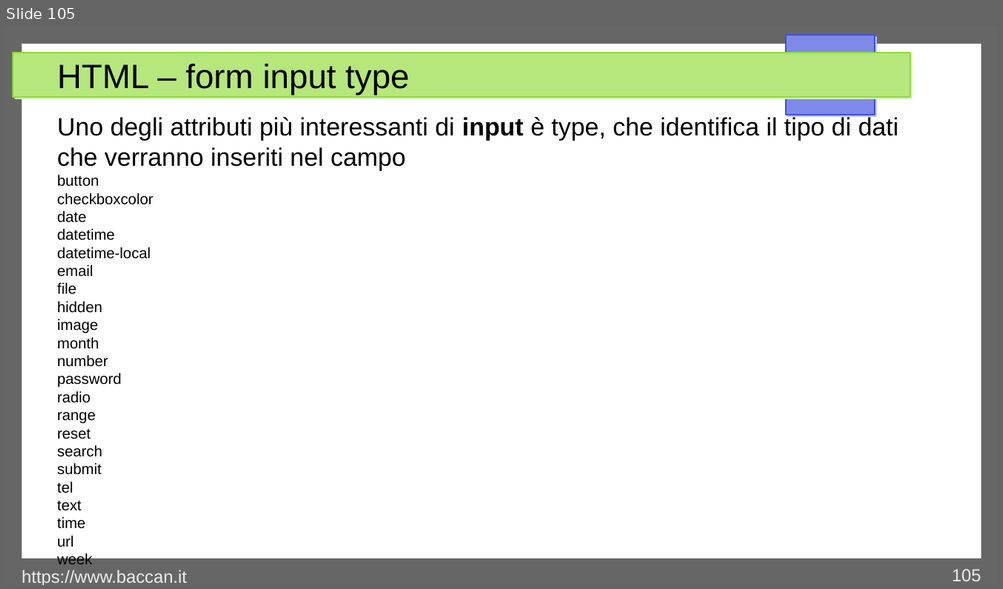
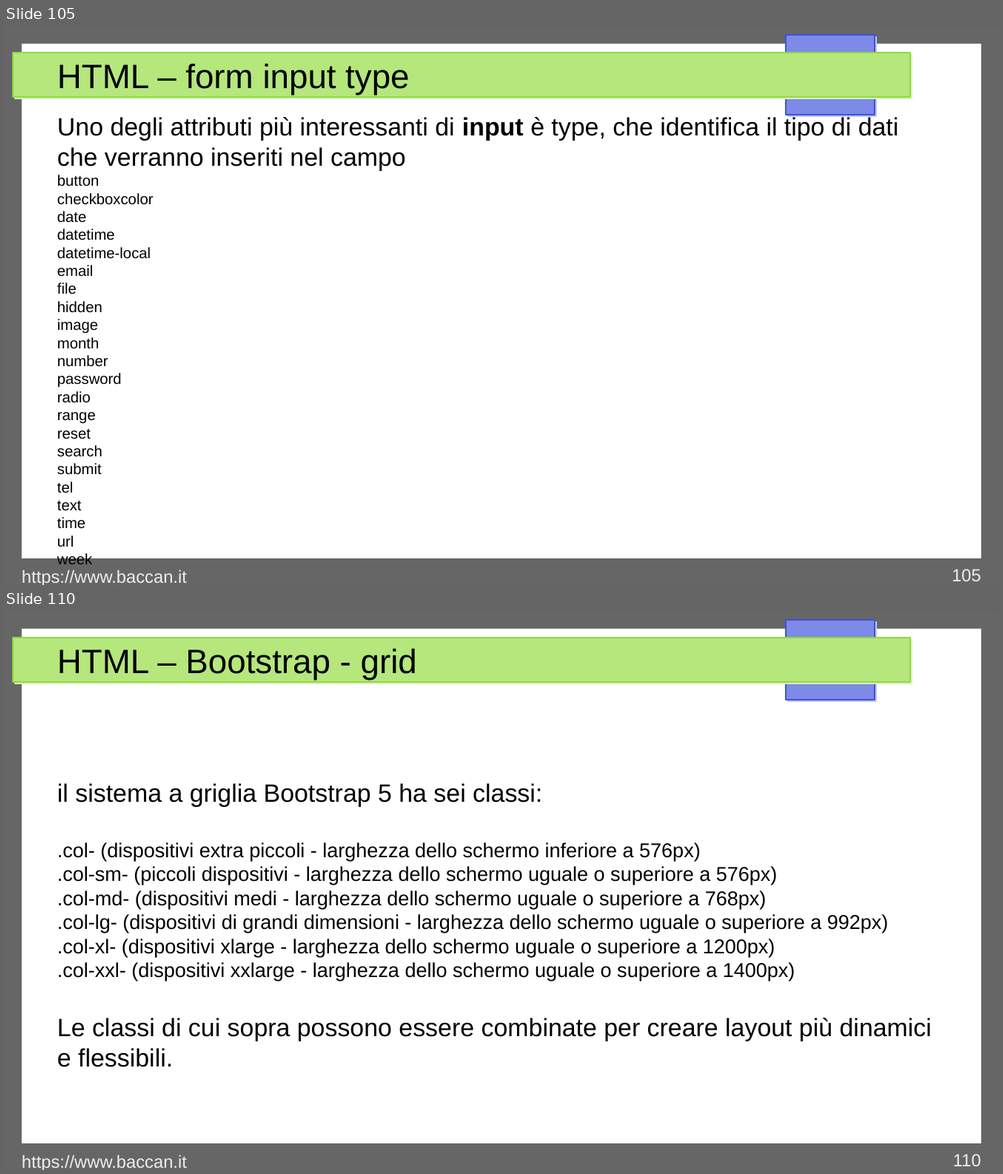
Before and after one commit to matteobaccan/CorsoHTML, a slide deck: Chapter_html.odp. Shown one above the other, each under a label of ours: slide 105 before the commit, slides 105 and 110 after it; the slides between them are not shown. The pictures are 1003x589 and 1003x1174 pixels, drawn with LibreOffice and Linux fonts; fonts in the diff are those of the drawing. Boxes give left, top, right and bottom in pixels: in the first picture for what was removed or moved away, otherwise in the second. Text is boxed around its words. In the diff, an @@ line names an element or a change of style, - is before the commit and + after.

Commit message:
Nuovi esercizi su bootstrap

```diff
--- a/Chapter_html.odp
+++ b/Chapter_html.odp
@@ slide 110 added at box(4, 611, 999, 1170), background #FFFFFF; not listed: 4 template elements that a slide beside it also shows @@
@@ title added at box(57, 649, 417, 680), 27 pt, text #000000 @@
+HTML – Bootstrap - grid
@@ text added at box(57, 783, 931, 1068), 16 pt, text #000000 @@
+il sistema a griglia Bootstrap 5 ha sei classi:
+.col- (dispositivi extra piccoli - larghezza dello schermo inferiore a 576px)
+.col-sm- (piccoli dispositivi - larghezza dello schermo uguale o superiore a 576px)
+.col-md- (dispositivi medi - larghezza dello schermo uguale o superiore a 768px)
+.col-lg- (dispositivi di grandi dimensioni - larghezza dello schermo uguale o superiore a 992px)
+.col-xl- (dispositivi xlarge - larghezza dello schermo uguale o superiore a 1200px)
+.col-xxl- (dispositivi xxlarge - larghezza dello schermo uguale o superiore a 1400px)
+Le classi di cui sopra possono essere combinate per creare layout più dinamici e flessibili.
@@ text added at box(22, 1156, 187, 1170), 14 pt, text #EEEEEE @@
+https://www.baccan.it
@@ page number added at box(953, 1154, 981, 1167), 14 pt, text #EEEEEE @@
+110
```
Also in this commit, not shown: 1 slide changed, 5 other slides added, 5 other files.
